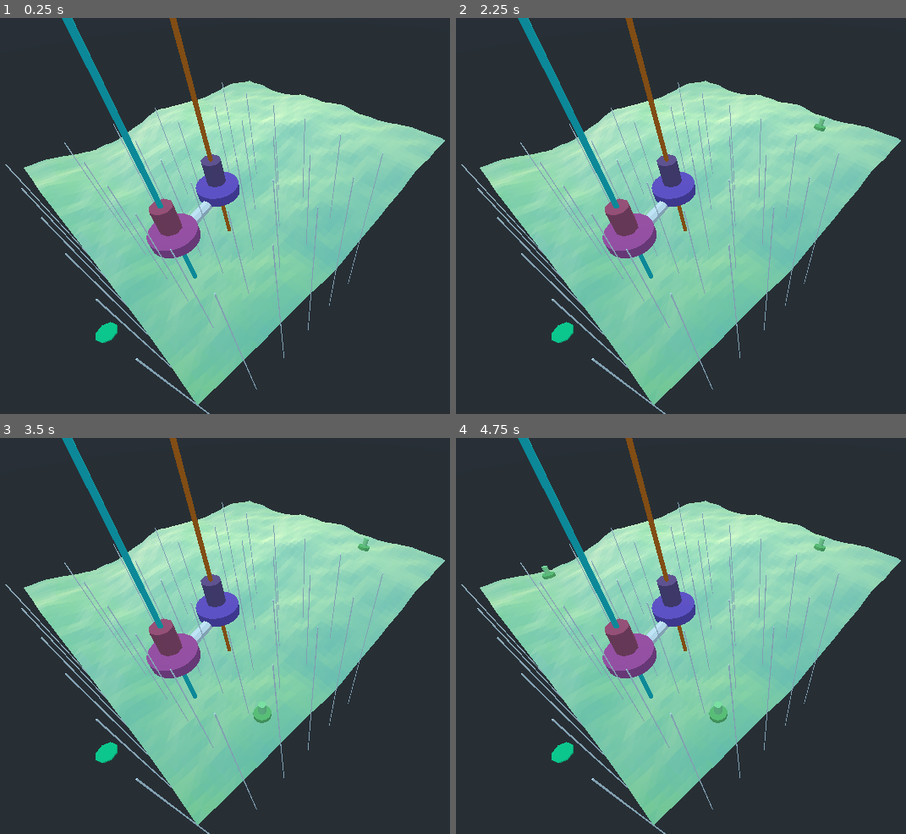
Above: before the commit, frames 1-4 (two rows, left to right).
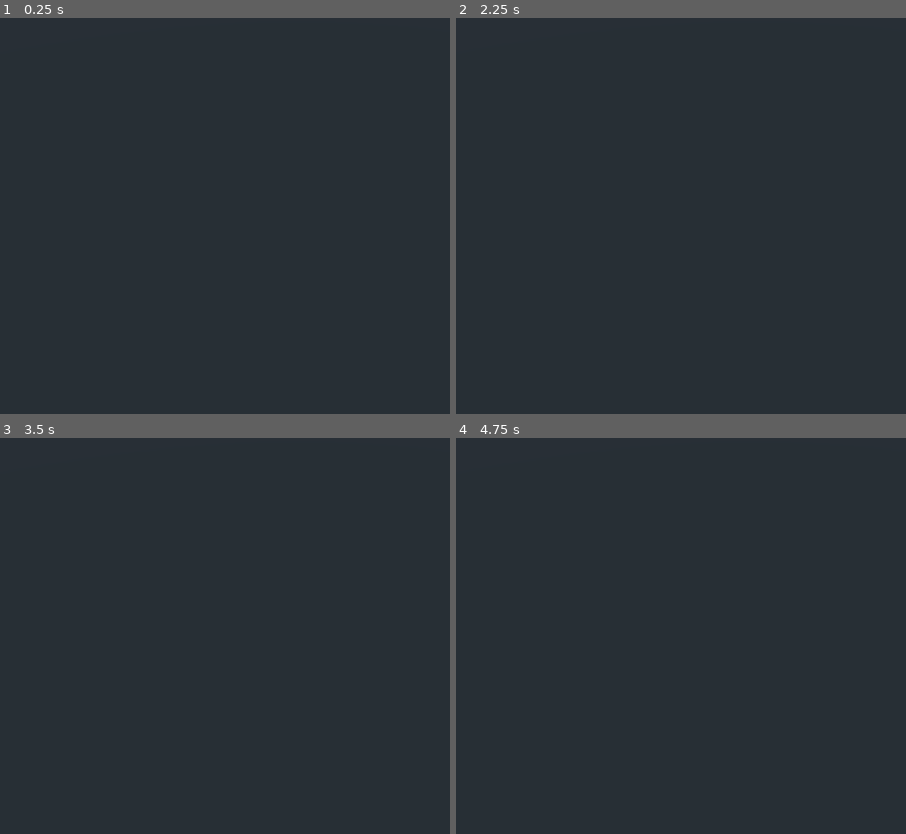
Above: after the commit, the same moments.

Repository: Aziroshin/citygamesystems
Game: Godot game, scene res://Root.tscn
Two runs of this game, one before a commit and one after it. Both use one fixed random seed, a clock stepped at 60 frames per second and the inputs below.
Inputs (mouse positions are in pixels of both pictures, inside the frame that each line leads up to):
- Up to frame 1 (0.25 s): no input
- Up to frame 2 (2.25 s): tap Enter at 0.5, 2 s; move the mouse to (901, 196) at 0.52 s; click (901, 196) at 0.67 s; tap Space at 1.25 s; move the mouse to (618, 235) at 1.27 s; click (618, 235) at 1.42 s; move the mouse to (820, 128) at 2.02 s; click (820, 128) at 2.17 s
- Up to frame 3 (3.5 s): tap Space at 2.75 s; move the mouse to (261, 715) at 2.77 s; click (261, 715) at 2.92 s
- Up to frame 4 (4.75 s): tap Enter at 3.5 s; move the mouse to (outside the picture) at 3.52 s; click (outside the picture) at 3.67 s; tap Space at 4.25 s; move the mouse to (550, 576) at 4.27 s; click (550, 576) at 4.42 s

The runs differ from the first frame. In frame 1, 40% of the frame differs, in the area x 1-99%, y 0-100%; in frame 2, 40%; in frame 3, 40%; in frame 4, 40%.

Commit message:
🚧 Skeleton of PlayerWorldInterface as an overall camera-and-interaction kind of thing. I'm already of a mind to make the camera a distinct thing, however, so I'm not sure about the details of this yet.

Diff:
--- a/Root.tscn
+++ b/Root.tscn
@@ -1,13 +1,13 @@
-[gd_scene load_steps=3 format=2]
+[gd_scene load_steps=4 format=2]
 
 [ext_resource path="res://Root.gd" type="Script" id=1]
 [ext_resource path="res://dev/PlaneMap/PlaneMap.tscn" type="PackedScene" id=2]
+[ext_resource path="res://world_objects/PlayerWorldInterface/PlayerWorldInterface.tscn" type="PackedScene" id=3]
 
 [node name="Root" type="Spatial"]
 script = ExtResource( 1 )
 
-[node name="Camera" type="Camera" parent="."]
-transform = Transform( -0.669416, -0.543314, 0.506648, 0, 0.681998, 0.731354, -0.742888, 0.48958, -0.456541, 4.5696, 5.6755, -6.85062 )
+[node name="PlayerWorldInterface" parent="." instance=ExtResource( 3 )]
 
 [node name="Map" parent="." instance=ExtResource( 2 )]
 resolution = 10
--- /dev/null
+++ b/world_objects/PlayerWorldInterface/PlayerWorldInterface.gd
@@ -0,0 +1,4 @@
+extends Spatial
+
+func _input(event: InputEvent) -> void:
+	pass
--- /dev/null
+++ b/world_objects/PlayerWorldInterface/PlayerWorldInterface.tscn
@@ -0,0 +1,11 @@
+[gd_scene load_steps=2 format=2]
+
+[ext_resource path="res://world_objects/PlayerWorldInterface/PlayerWorldInterface.gd" type="Script" id=1]
+
+[node name="PlayerWorldInterface" type="Spatial"]
+script = ExtResource( 1 )
+
+[node name="SpringArm" type="SpringArm" parent="."]
+
+[node name="Camera" type="Camera" parent="SpringArm"]
+transform = Transform( -0.669416, -0.543314, 0.506648, 0, 0.681998, 0.731354, -0.742888, 0.48958, -0.45654, 4.5696, 5.6755, -6.85062 )
Not shown, added: world_objects/PlayerWorldInterface/PlayerCamera
